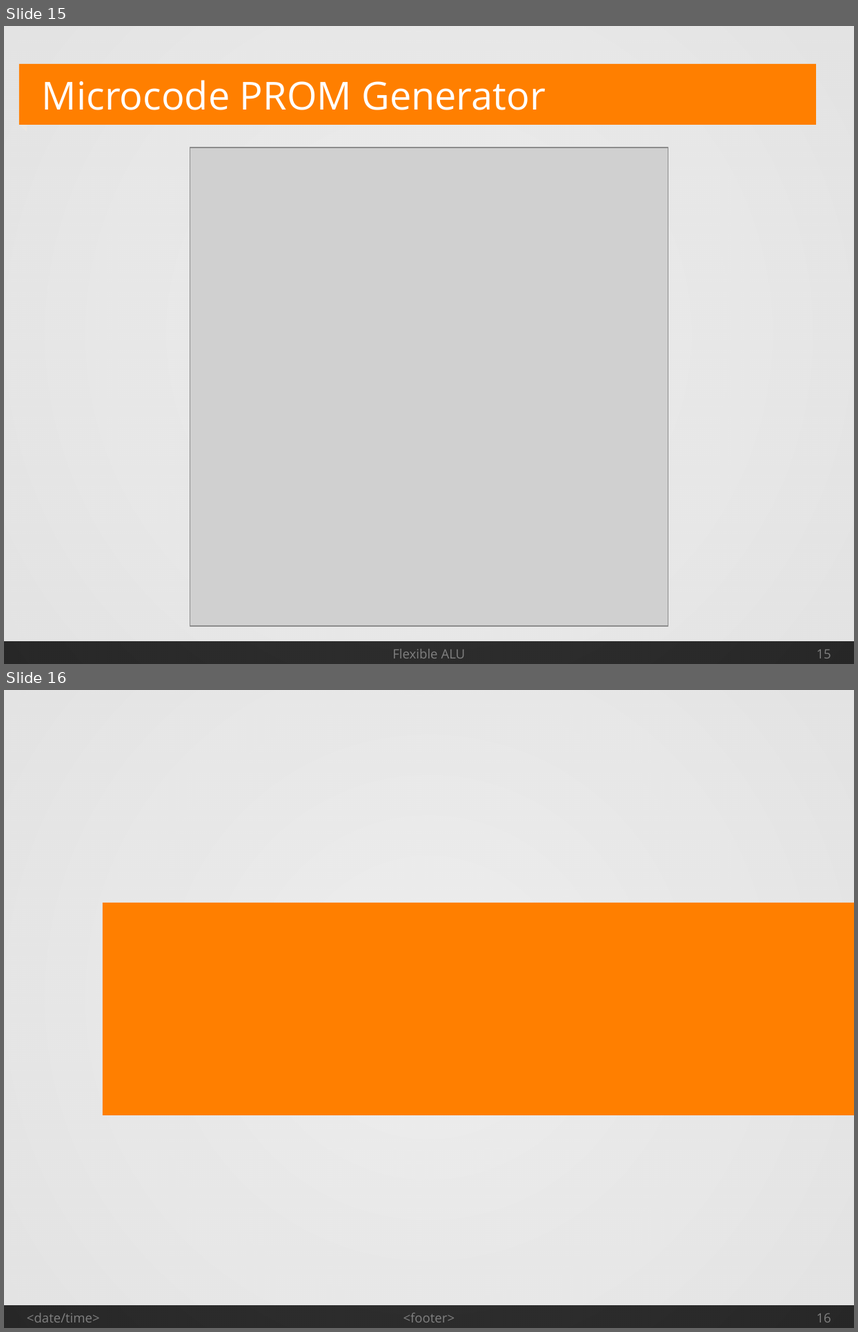
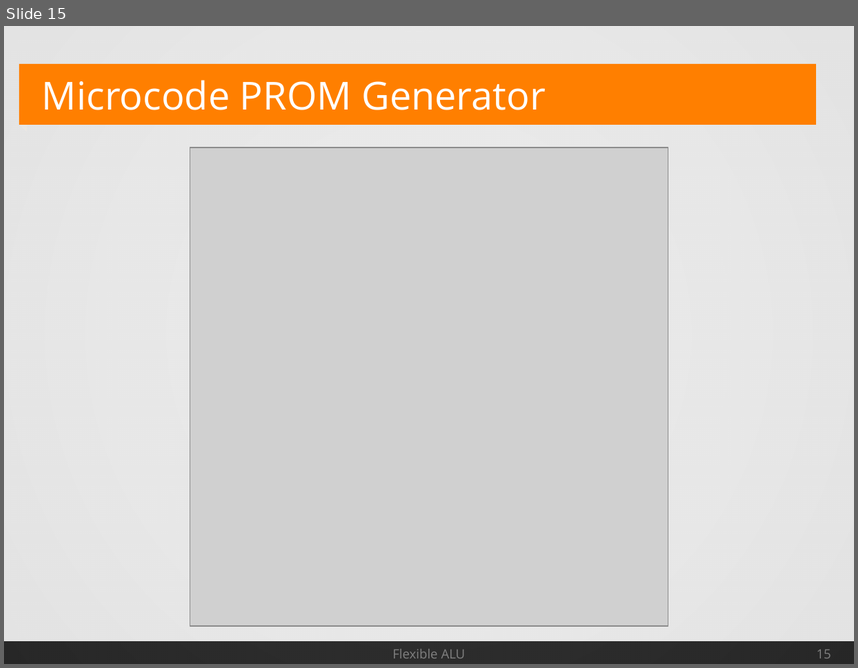
Before and after one commit to Geend/FHDWLogicWorksLib, a slide deck: alu-4/Spec/AluSpec.odp. Shown one above the other, each under a label of ours: slides 15 and 16 before the commit, slide 15 after it. The pictures are 858x1332 and 858x668 pixels, drawn with LibreOffice and Linux fonts; fonts in the diff are those of the drawing; grey boxes stand for pictures. Boxes give left, top, right and bottom in pixels: in the first picture for what was removed or moved away, otherwise in the second. Text is boxed around its words. In the diff, an @@ line names an element or a change of style, - is before the commit and + after.

```diff
--- a/alu-4/Spec/AluSpec.odp
+++ b/alu-4/Spec/AluSpec.odp
@@ slide 16 removed at (4, 690, 854, 1328), background #FFFFFF; not listed: 2 template elements that a slide beside it also shows @@
@@ rectangle removed at (103, 903, 854, 1116) @@
@@ text removed at (27, 1312, 100, 1322) @@
-<date/time>
@@ text removed at (404, 1312, 455, 1322) @@
-<footer>
@@ page number removed at (817, 1313, 831, 1322) @@
-16
```
Also in this commit, not shown: 7 slides changed, 1 slide added.
